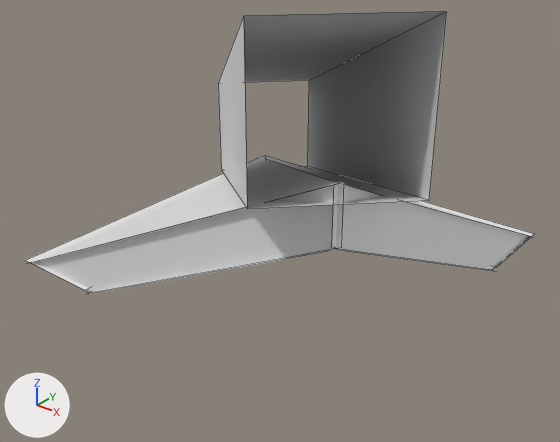
An edit to the OBJ model src/main/resources/assets/murim/models/block/roof_tile_low_lower_outer.obj, drawn before and after from the same camera.
Before and after are seen from a camera (50 mm lens) standing at (1.67, -1.999, 1.011) and looking at (0.551, -0.6, 0.144). Every picture has the same lights, and +X, +Y and +Z are marked at lower left. The first picture is the older version. Mesh edges are drawn as thin lines. Materials are left out; every surface is plain grey. Where no turn or scale is listed for an object, it has been applied to the vertices. Vertices at exactly the same position are counted once.

Objects in the first picture: 'roof_tile_low_lower_outer'.
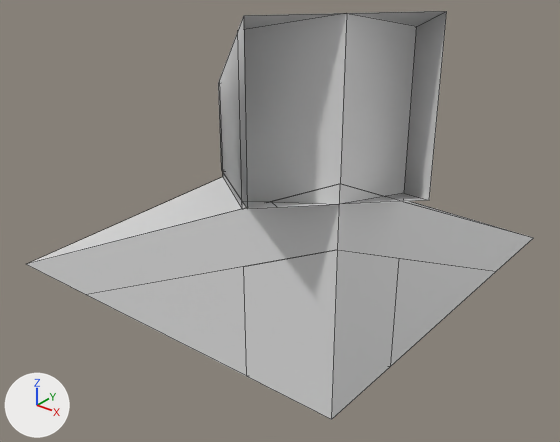
What differs and where, as boxes (x1, y1, x2, y2) in the pictures (560 x 442 px):
```json
{"object": "roof_tile_low_lower_outer", "change": "reshaped", "before": [26, 11, 534, 295], "after": [26, 11, 533, 420], "on screen": "44% taller"}
{"part": 1, "of": "me_roof_tile_low_lower_outer", "change": "built on", "before": [26, 155, 534, 295], "after": [26, 13, 533, 420]}
```

The change, as JSON lines over the scene's bpy script:
```json
{"block": "me_roof_tile_low_lower_outer", "where": "# used by ob_roof_tile_low_lower_outer; location = (0.0, 0.0, 0.0)"}
{"op": "remove", "block": "me_roof_tile_low_lower_outer", "code": "me_roof_tile_low_lower_outer.from_pydata(...)  # 30 vertices, 12 faces; spans x -0.11..1.11, y -1.11..0.11, z -0.038..0.781"}
{"op": "add", "block": "me_roof_tile_low_lower_outer", "code": "me_roof_tile_low_lower_outer.from_pydata(...)  # 49 vertices, 33 faces; spans x -0.11..1.11, y -1.11..0.11, z -0.038..0.781"}
{"block": "me_roof_tile_low_lower_outer", "change": "me_roof_tile_low_lower_outer part 1"}
{"block": "me_roof_tile_low_lower_outer", "change": "14 vertices are removed from x 0.0..1.0, y -1.0..0.0, z 0.0..0.5"}
{"block": "me_roof_tile_low_lower_outer", "change": "9 faces are deleted"}
{"block": "me_roof_tile_low_lower_outer", "change": "33 vertices are added at x -0.035..1.075, y -1.075..0.035, z 0.0..0.781"}
{"block": "me_roof_tile_low_lower_outer", "change": "30 new faces join them"}
```
